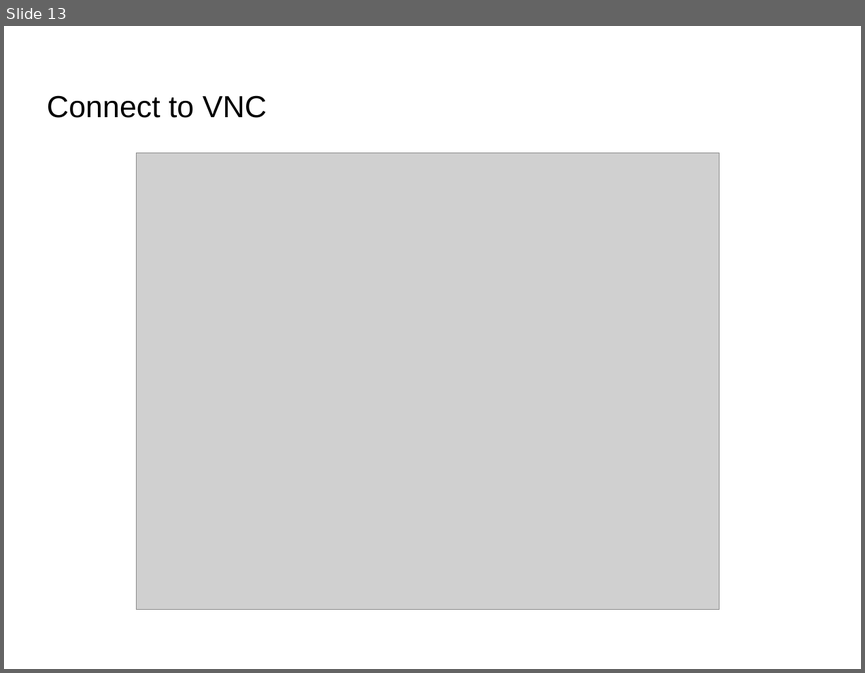
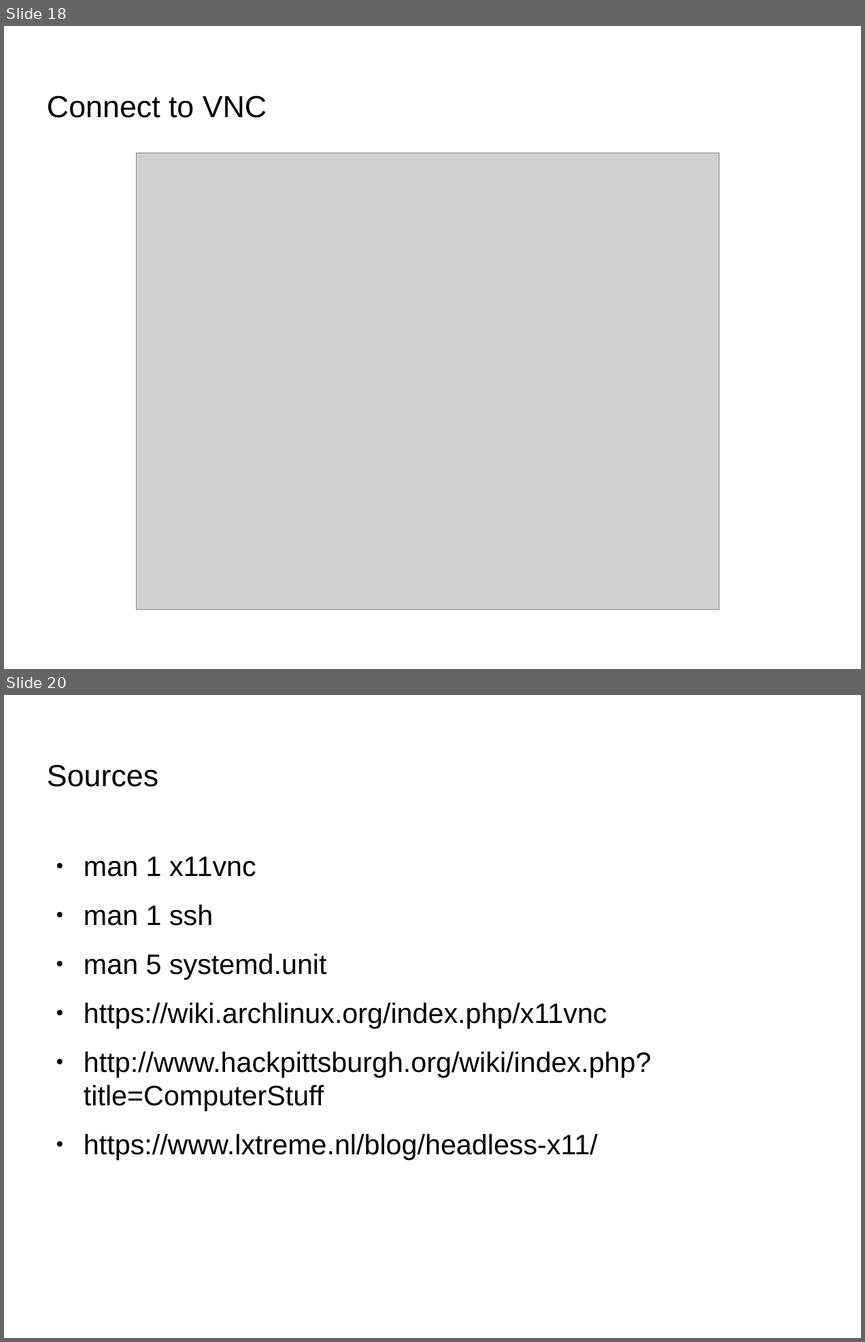
Before and after one commit to Oflameo/sshvnc_ws, a slide deck: doc/sshvnc.odp. Shown one above the other, each under a label of ours: slide 13 before the commit, slides 18 and 20 after it; the slides between them are not shown. The pictures are 865x673 and 865x1342 pixels, drawn with LibreOffice and Linux fonts; fonts in the diff are those of the drawing; grey boxes stand for pictures; background and template pictures are left out. Boxes give left, top, right and bottom in pixels: in the first picture for what was removed or moved away, otherwise in the second. Text is boxed around its words. In the diff, an @@ line names an element or a change of style, - is before the commit and + after.

```diff
--- a/doc/sshvnc.odp
+++ b/doc/sshvnc.odp
@@ slide 20 added at [4,695,861,1338], background picture (left out) @@
@@ title added at [47,764,158,787], 28.2 pt, text #000000 @@
+Sources
@@ text added at [84,856,651,1159], 26 pt, text #000000 @@
+● man 1 x11vnc
+● man 1 ssh
+● man 5 systemd.unit
+● https://wiki.archlinux.org/index.php/x11vnc
+● http://www.hackpittsburgh.org/wiki/index.php?title=ComputerStuff
+● https://www.lxtreme.nl/blog/headless-x11/
@@ what was slide 13 is now slide 18 @@
```
Also in this commit, not shown: 4 slides changed, 6 other slides added, 5 other files.
